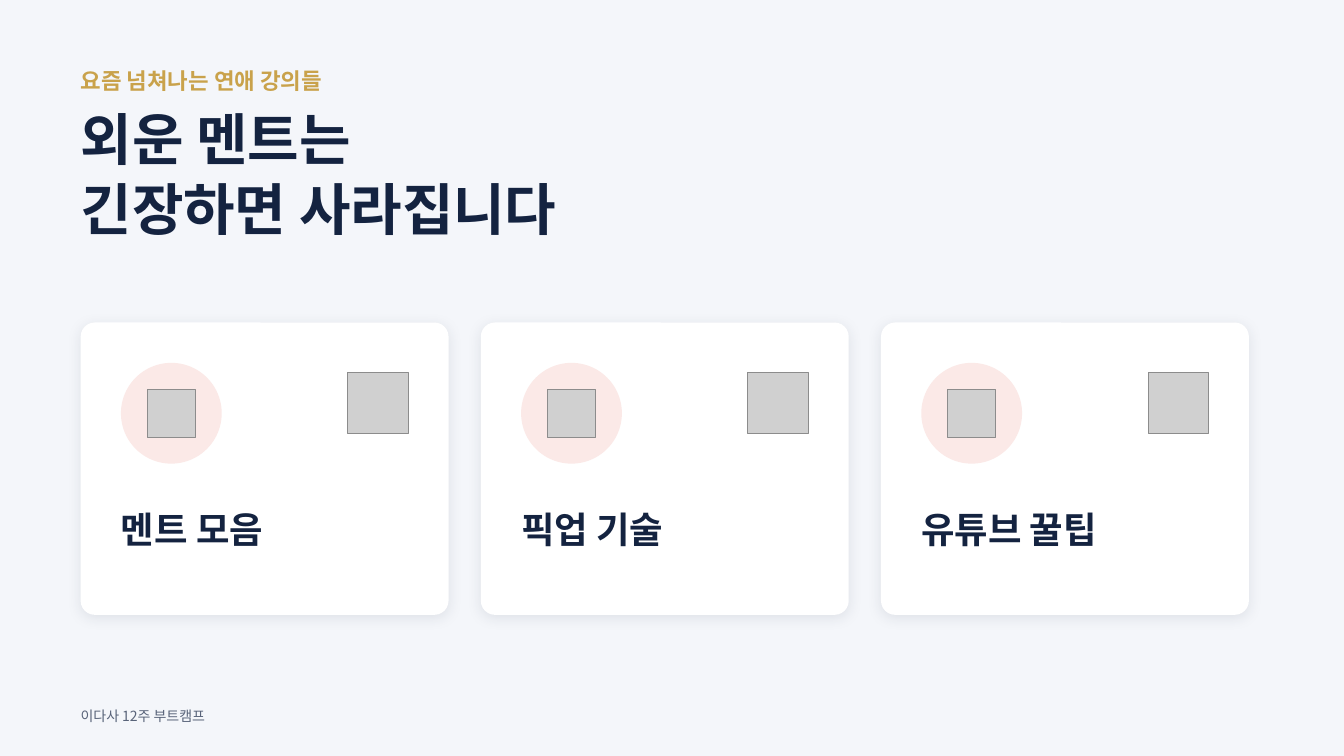
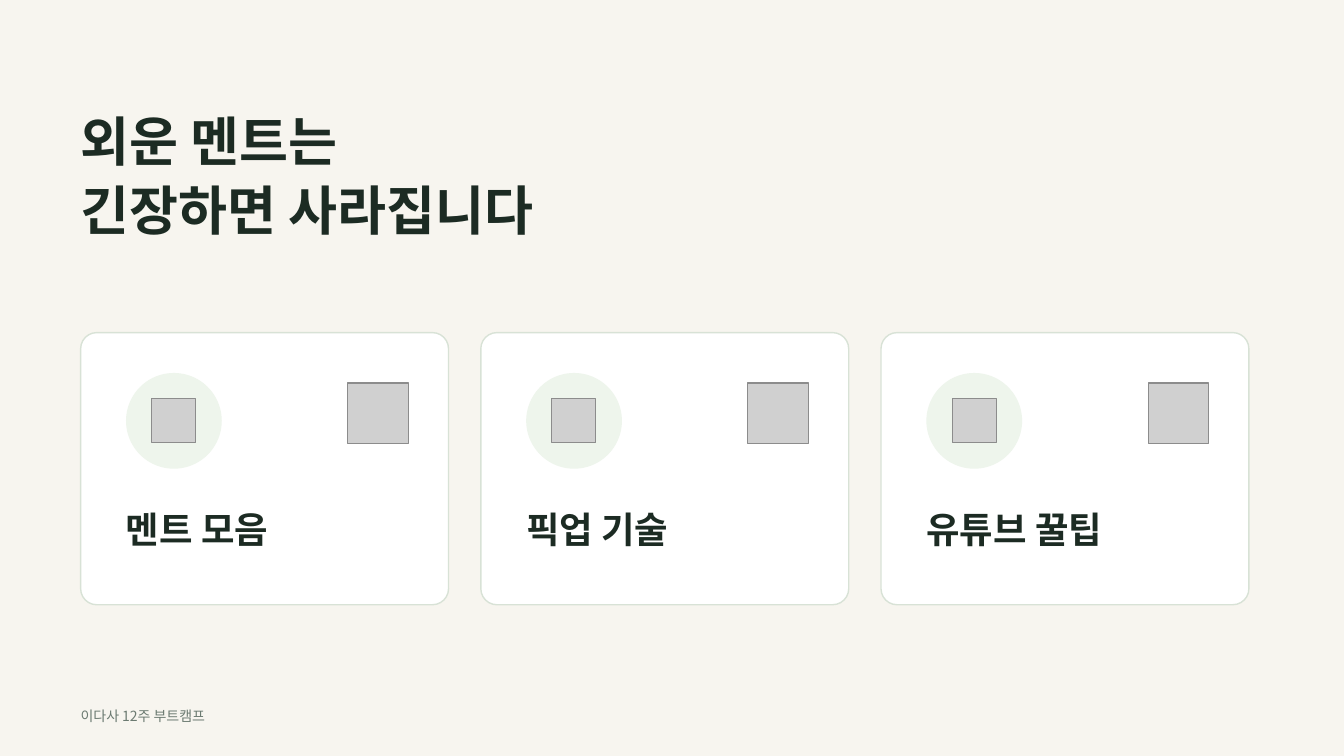
Before and after one commit to wnsgh55811-boop/speed, a slide deck: slide 7 of idasa-ot/이다사_12주부트캠프_OT.pptx (slide 8 before the commit). Drawn at 1344x756 pixels with LibreOffice and Linux fonts; fonts in the diff are those of the drawing; grey boxes stand for pictures. Boxes give left, top, right and bottom in pixels: in the first picture for what was removed or moved away, otherwise in the second. Text is boxed around its words. In the diff, an @@ line names an element or a change of style, - is before the commit and + after.

```diff
--- a/idasa-ot/이다사_12주부트캠프_OT.pptx
+++ b/idasa-ot/이다사_12주부트캠프_OT.pptx
@@ background #F4F6FA to #F7F5EF @@
@@ text removed at (81,70,322,91) @@
-요즘 넘쳐나는 연애 강의들
@@ title "외운 멘트는" at (81,116,534,235): size 40 to 38 pt, text colour #142340 to #1C2B23; line spacing 1.05 to 1.08 @@
@@ rounded rectangle: place and size @@
-rounded rectangle at (81,323,449,615)
+rounded rectangle at (81,333,449,605)
@@ rounded rectangle: place and size @@
-rounded rectangle at (481,323,849,615)
+rounded rectangle at (481,333,849,605)
@@ outline none to #D8E2D6 1 pt; shadow off; proportions changed in 3 elements at (81,333,449,605), (481,333,849,605), (881,333,1249,605) @@
@@ rounded rectangle: place and size @@
-rounded rectangle at (881,323,1249,615)
+rounded rectangle at (881,333,1249,605)
@@ ellipse: place and size @@
-ellipse at (121,363,222,464)
+ellipse at (126,373,222,469)
@@ fill #FBE9E7 to #EEF5EC in 3 elements at (927,373,1022,469), (126,373,222,469), (526,373,622,469) @@
@@ ellipse: place and size @@
-ellipse at (521,363,622,464)
+ellipse at (526,373,622,469)
@@ ellipse: place and size @@
-ellipse at (922,363,1022,464)
+ellipse at (927,373,1022,469)
@@ 3 pictures: place and size @@
-3 pictures at (348,373,1209,434)
+3 pictures at (348,383,1209,444)
@@ picture: place and size @@
-picture at (147,389,196,438)
+picture at (152,399,197,444)
@@ picture: place and size @@
-picture at (547,389,596,438)
+picture at (553,399,597,444)
@@ picture: place and size @@
-picture at (948,389,996,438)
+picture at (953,399,997,444)
@@ text colour #142340 to #1C2B23 in 3 elements at (926,512,1102,547), (126,512,268,546), (526,512,668,547) @@
@@ text "이다사 12주 부트캠프" at (81,709,205,722): text colour #586379 to #6B7A71 @@
```
Also in this commit, not shown: 16 other slides changed, 14 slides added, 6 slides removed, 3 other files.
